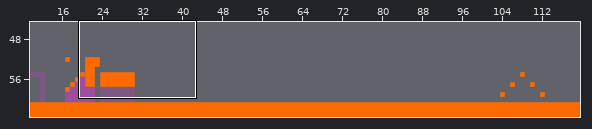
One commit to this Tiled map: src/main/resources/levels/test/test.tmx. The first picture is a wide view before the edit; the outline marks the close-up.
Close-up. First the earlier version:
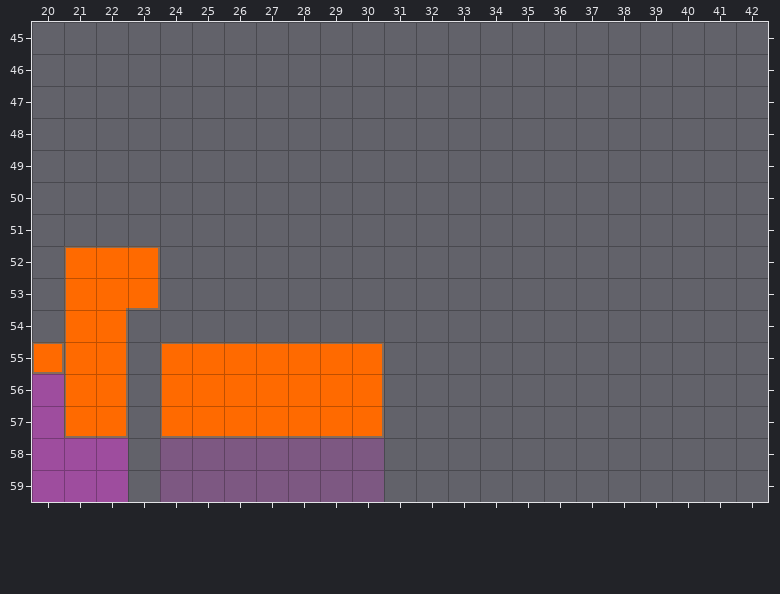
Cells are 32x32 px. Shown: x 20..42, y 45..59.
The result:
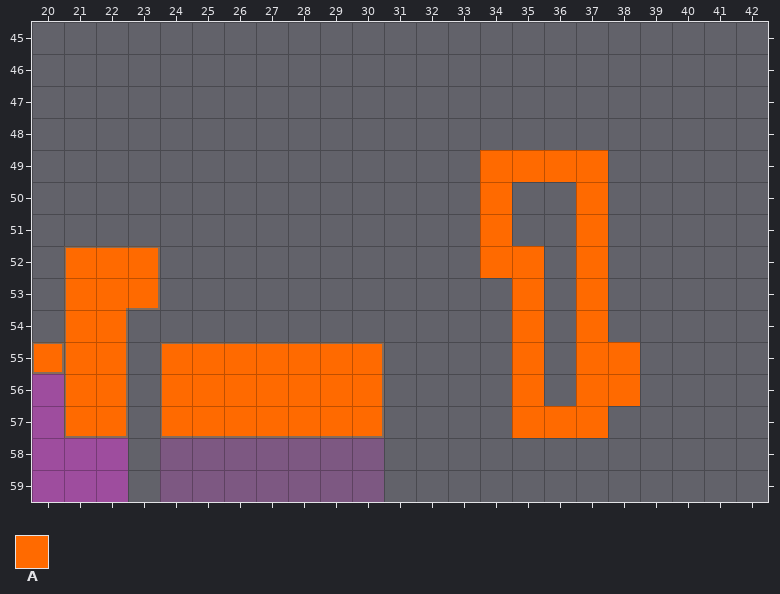
Key: from "test_tileset": A 1.
_ is an empty cell, . an unchanged one.
Difference:
--- layer "tiles"
@@ x 34..38 @@
-49 ____.
-50 _.._.
-51 _.._.
-52 __._.
-53 ._._.
-54 ._._.
-55 ._.__
-56 ._.__
-57 .___.
+49 AAAA.
+50 A..A.
+51 A..A.
+52 AA.A.
+53 .A.A.
+54 .A.A.
+55 .A.AA
+56 .A.AA
+57 .AAA.
Boxes around the changes in both close-ups, in picture pixels (x1, y1, x2, y2):
added: (480, 150, 640, 438)
